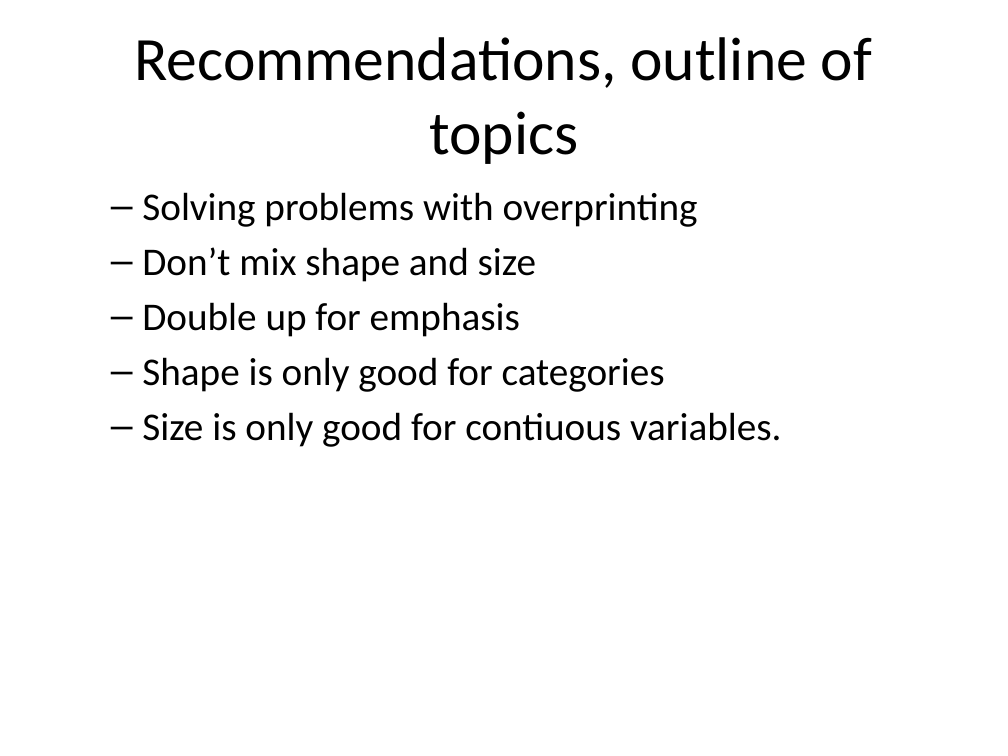
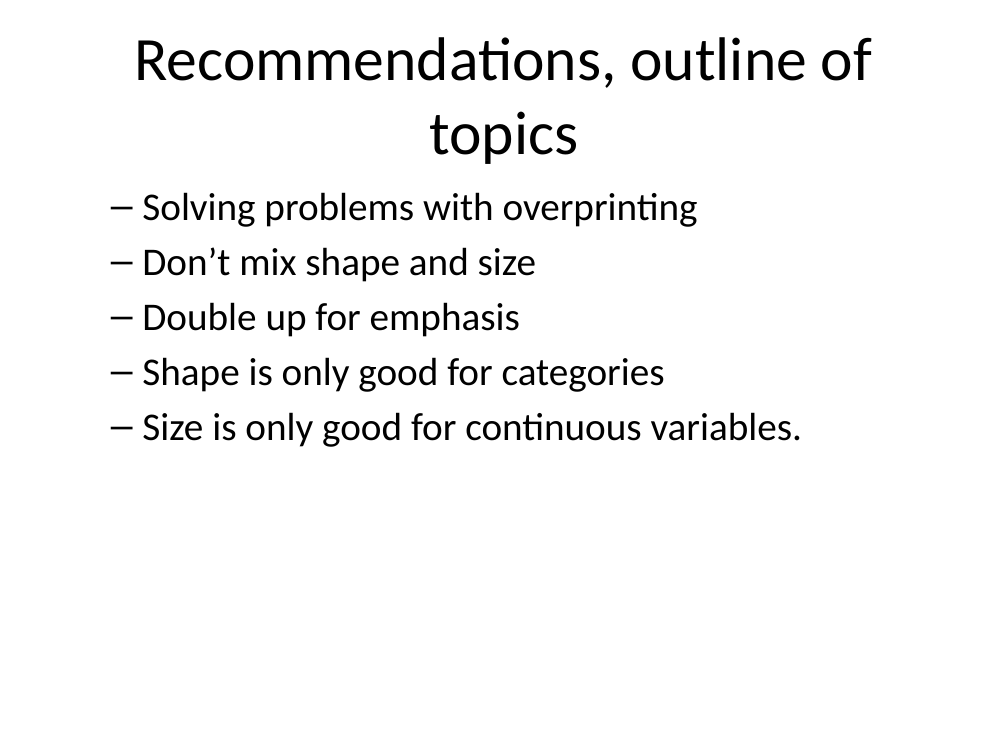
Before and after one commit to pmean/data-visualization, a slide deck: slide 2 of data-viz-01/component/recommendations.pptx. Drawn at 1008x756 pixels with LibreOffice and Linux fonts; fonts in the diff are those of the drawing. Boxes give left, top, right and bottom in pixels: in the first picture for what was removed or moved away, otherwise in the second. Text is boxed around its words. In the diff, an @@ line names an element or a change of style, - is before the commit and + after.

```diff
--- a/data-viz-01/component/recommendations.pptx
+++ b/data-viz-01/component/recommendations.pptx
@@ text at bbox=[142, 412, 803, 447]: text changed @@
-  – Size is only good for contiuous variables.
+  – Size is only good for continuous variables.
```
Also in this commit, not shown: 4 other slides changed, 30 other files.
